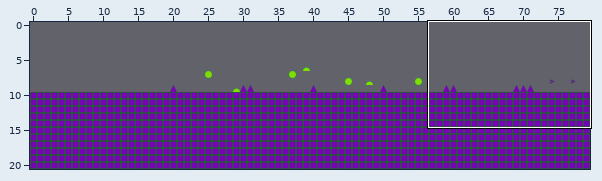
Two states of a Tiled map, Assets/TilemapData/TestLevel.tmx. The first picture is a wide view before the edit; the outline marks the close-up.
Close-up. As it was:
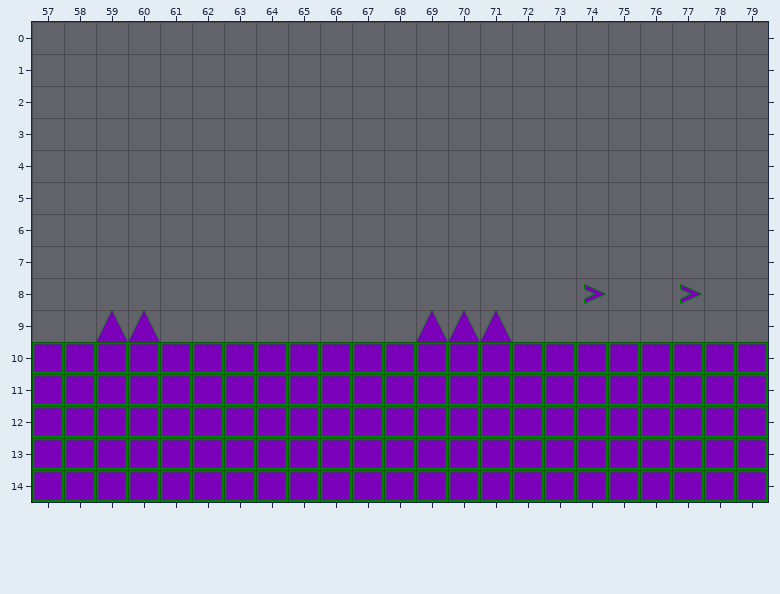
Cells are 512x512 px. Shown: x 57..79, y 0..14.
Now the later version:
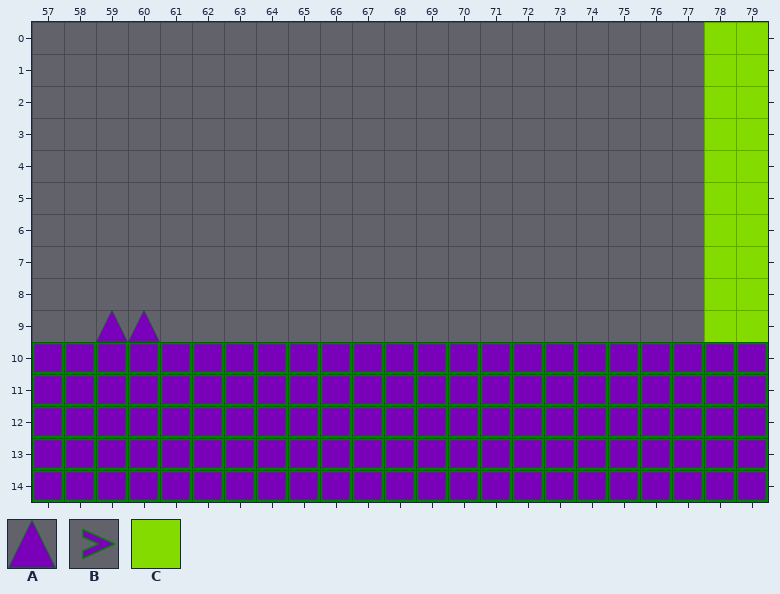
Key: from "LevelsTileset": A 0, B 3, C 5.
_ is an empty cell.
Diff:
Layer "finish":
y 0..7: x 78..79 __ -> CC
y 8: x 74 B -> _; x 77..79 B__ -> _CC
y 9: x 78..79 __ -> CC
Layer "shapes":
y 9: x 69..71 AAA -> ___
